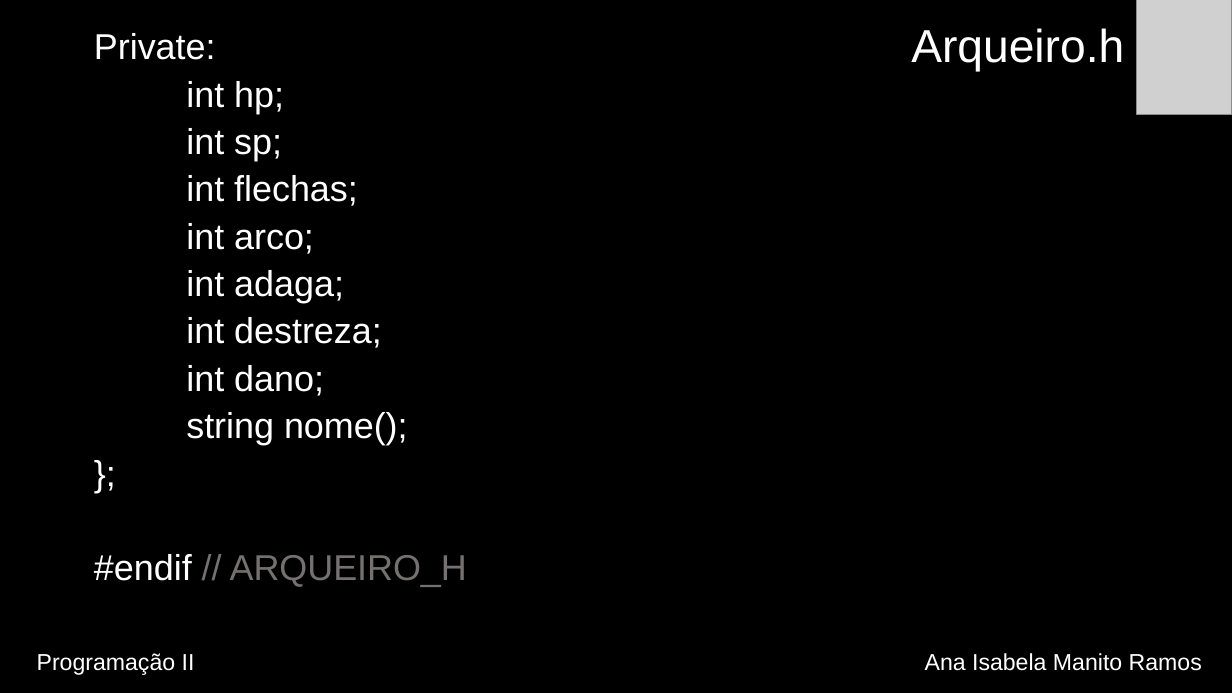
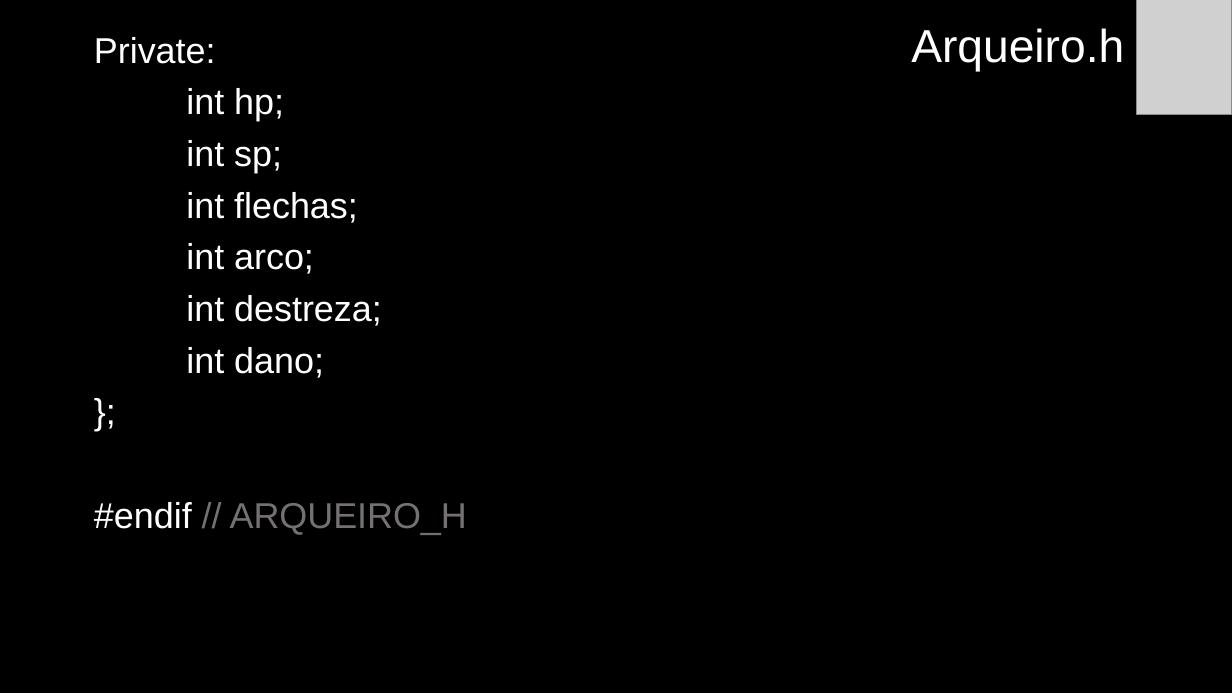
Before and after one commit to anaisabelamr/Arqueiro, a slide deck: slide 5 of Arqueiro/Arqueiro.pptx. Drawn at 1232x693 pixels with LibreOffice and Linux fonts; fonts in the diff are those of the drawing; grey boxes stand for pictures. Boxes give left, top, right and bottom in pixels: in the first picture for what was removed or moved away, otherwise in the second. Text is boxed around its words. In the diff, an @@ line names an element or a change of style, - is before the commit and + after.

```diff
--- a/Arqueiro/Arqueiro.pptx
+++ b/Arqueiro/Arqueiro.pptx
@@ text "Private:" at box(94, 37, 467, 535): line spacing 0.8 to 0.9 @@
@@ text at box(186, 270, 344, 303): paragraph removed @@
-int adaga;
@@ text at box(186, 412, 408, 445): paragraph removed @@
-string nome();
@@ text removed at box(37, 653, 1202, 675) @@
-Programação II Ana Isabela Manito Ramos
```
Also in this commit, not shown: 4 other slides changed, 6 slides added, 14 other files.
